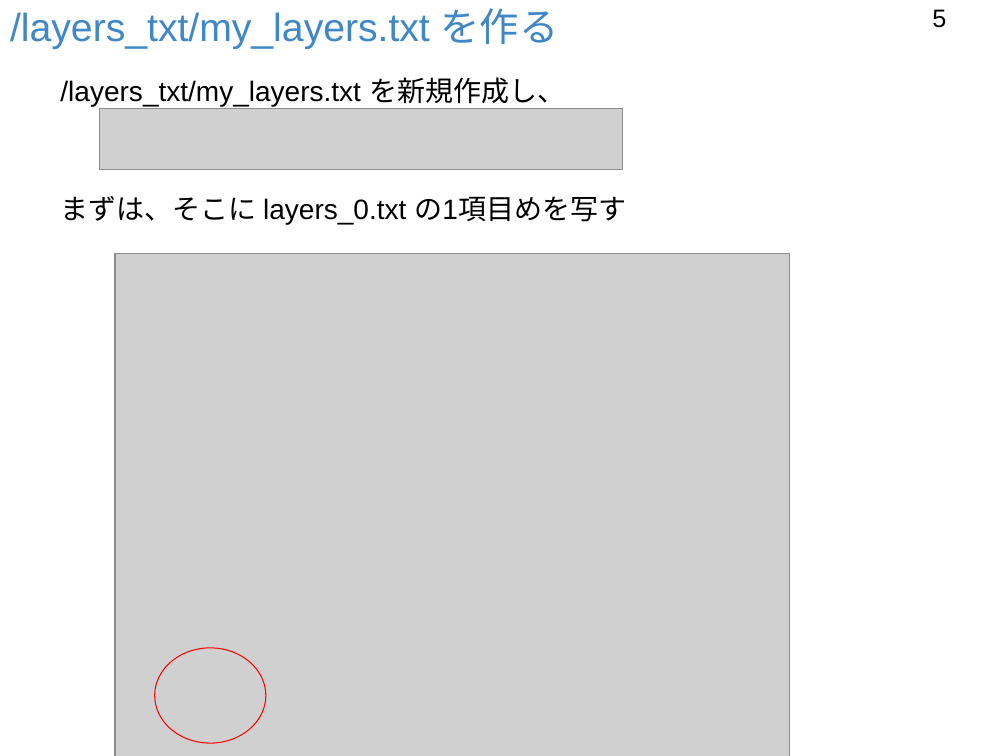
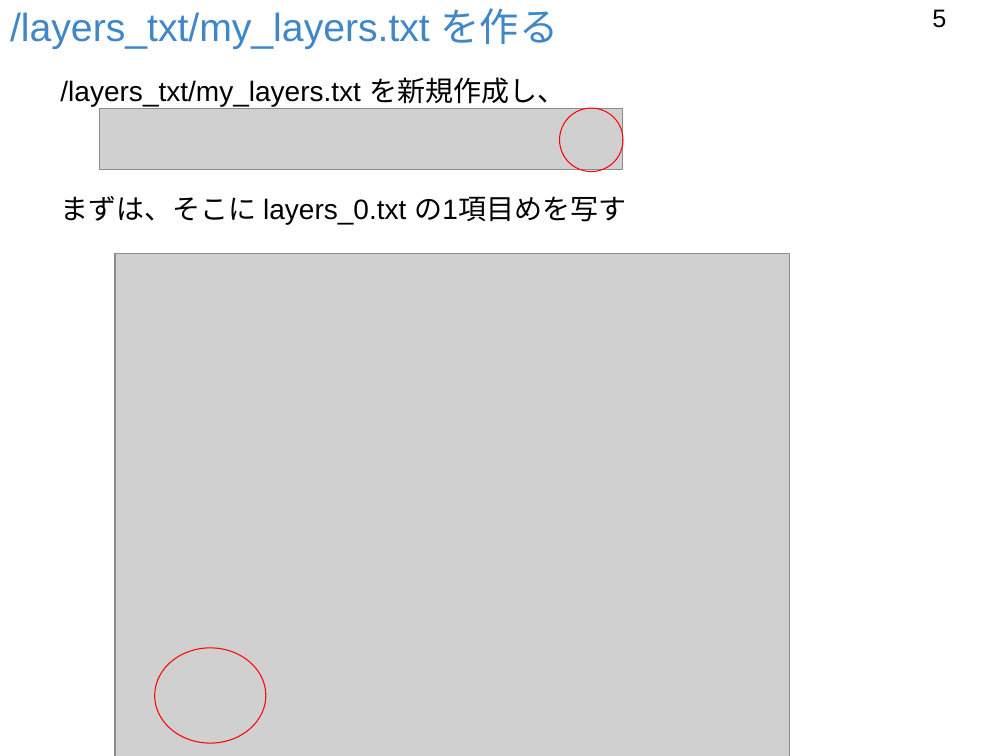
Before and after one commit to foss4g-tokyo-vt/slides, a slide deck: slide 5 of 151009ベクトルタイル利用サイトを作ろうPt.3.pptx. Drawn at 1008x756 pixels with LibreOffice and Linux fonts; fonts in the diff are those of the drawing; grey boxes stand for pictures; background and template pictures are left out. Boxes give left, top, right and bottom in pixels: in the first picture for what was removed or moved away, otherwise in the second. Text is boxed around its words. In the diff, an @@ line names an element or a change of style, - is before the commit and + after.

```diff
--- a/151009ベクトルタイル利用サイトを作ろうPt.3.pptx
+++ b/151009ベクトルタイル利用サイトを作ろうPt.3.pptx
@@ ellipse added at box(559, 108, 623, 171), outline #FF0000 0.75 pt @@
```
Also in this commit, not shown: 3 other slides changed, 2 other files.
